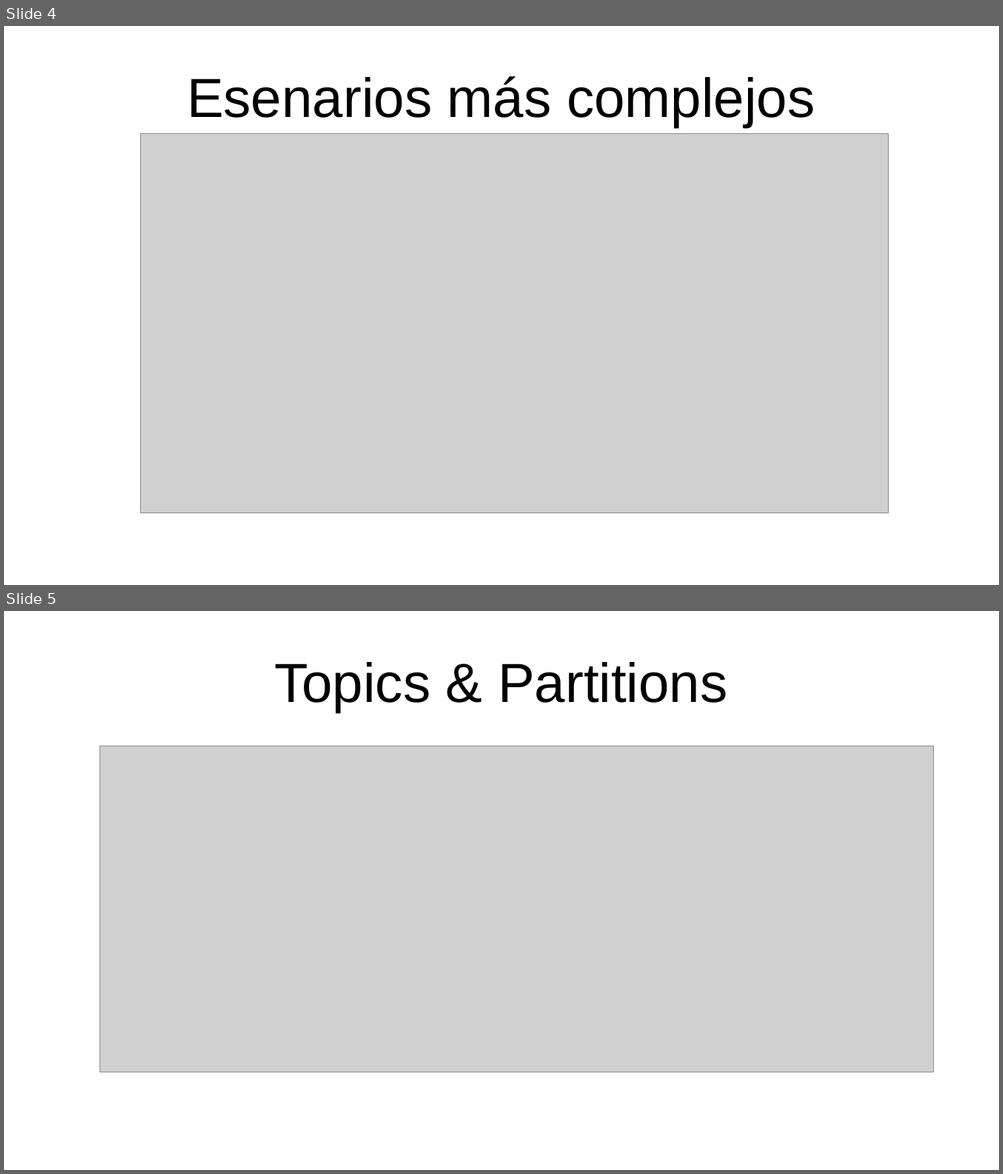
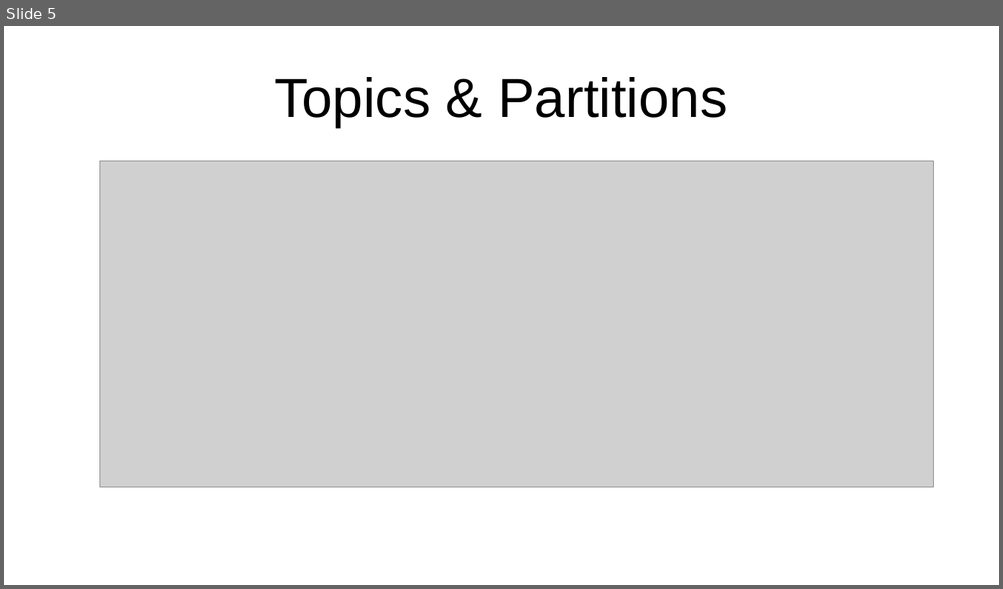
Before and after one commit to rogithub/kafka-client-dotnet, a slide deck: presentacion/kafka.odp. Shown one above the other, each under a label of ours: slides 4 and 5 before the commit, slide 5 after it. The pictures are 1003x1174 and 1003x589 pixels, drawn with LibreOffice and Linux fonts; fonts in the diff are those of the drawing; grey boxes stand for pictures. Boxes give left, top, right and bottom in pixels: in the first picture for what was removed or moved away, otherwise in the second. Text is boxed around its words. In the diff, an @@ line names an element or a change of style, - is before the commit and + after.

```diff
--- a/presentacion/kafka.odp
+++ b/presentacion/kafka.odp
@@ slide 4 removed at (4, 26, 999, 585), background #FFFFFF @@
@@ title removed at (187, 76, 814, 127) @@
-Esenarios más complejos
@@ picture removed at (140, 134, 888, 514) @@
```
Also in this commit, not shown: 3 slides changed, 2 slides added, 1 other slide removed.
